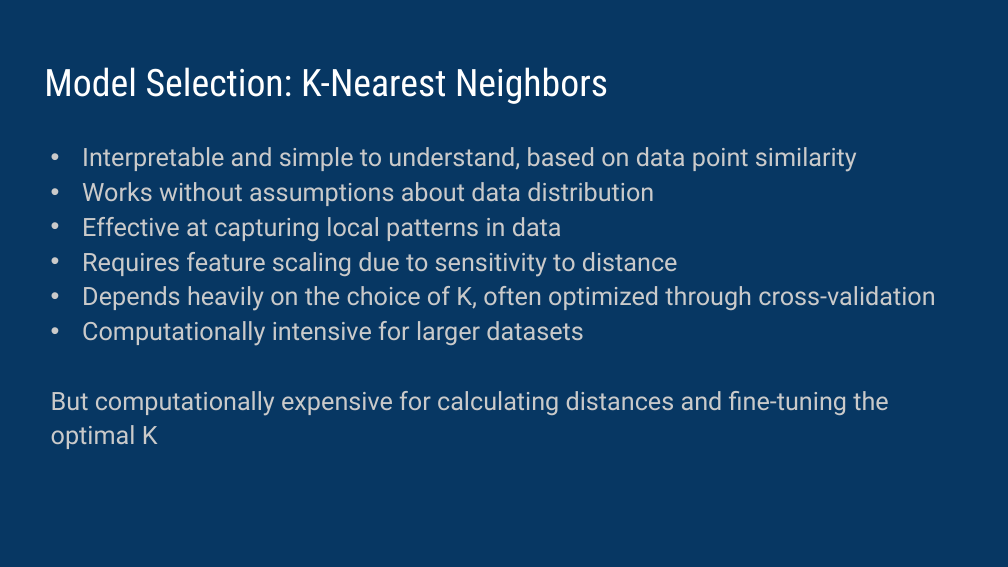
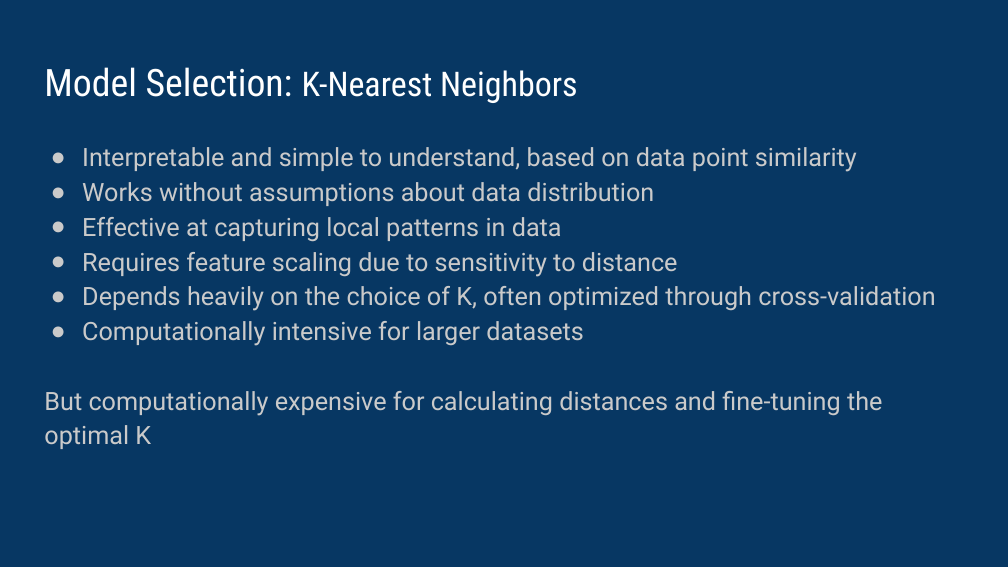
Before and after one commit to vipvivek15/CMPE_255_Final_Project, a slide deck: slide 10 of Final_presentation.pptx. Drawn at 1008x567 pixels with LibreOffice and Linux fonts; fonts in the diff are those of the drawing. Boxes give left, top, right and bottom in pixels: in the first picture for what was removed or moved away, otherwise in the second. Text is boxed around its words. In the diff, an @@ line names an element or a change of style, - is before the commit and + after.

```diff
--- a/Final_presentation.pptx
+++ b/Final_presentation.pptx
@@ title "Model Selection: K-Nearest Neighbors" at (x1=44, y1=67, x2=578, y2=103): size 36 to 32.4 pt in "K-Nearest Neighbors" @@
@@ text "Interpretable and simple to understand, ..." at (x1=44, y1=147, x2=935, y2=449): bullet • to ●; indent changed @@
```
Also in this commit, not shown: 3 other slides changed.
